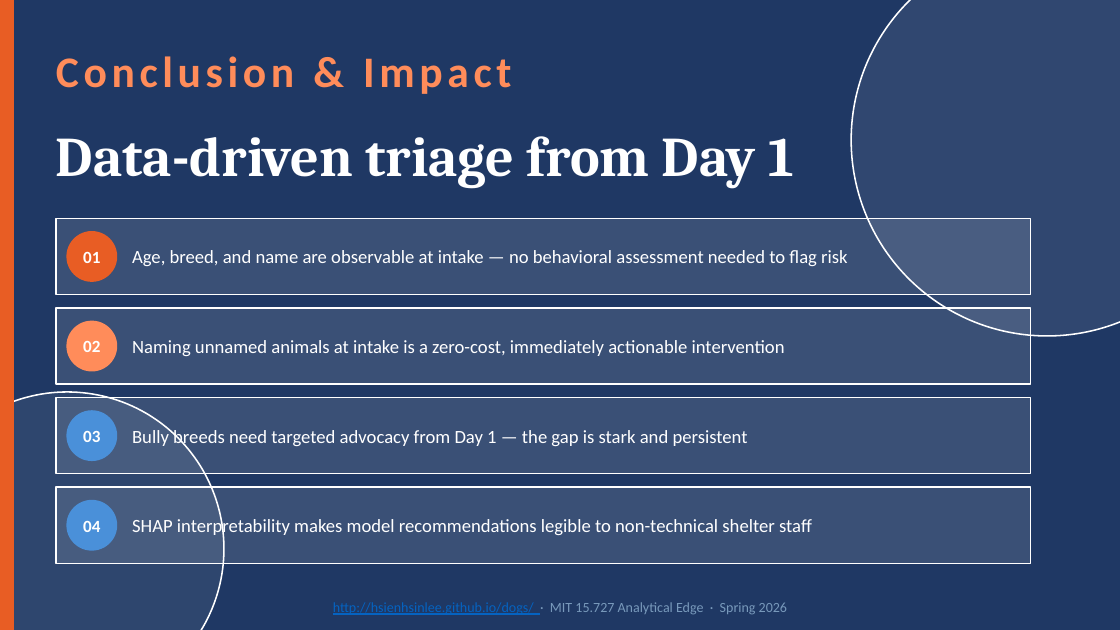
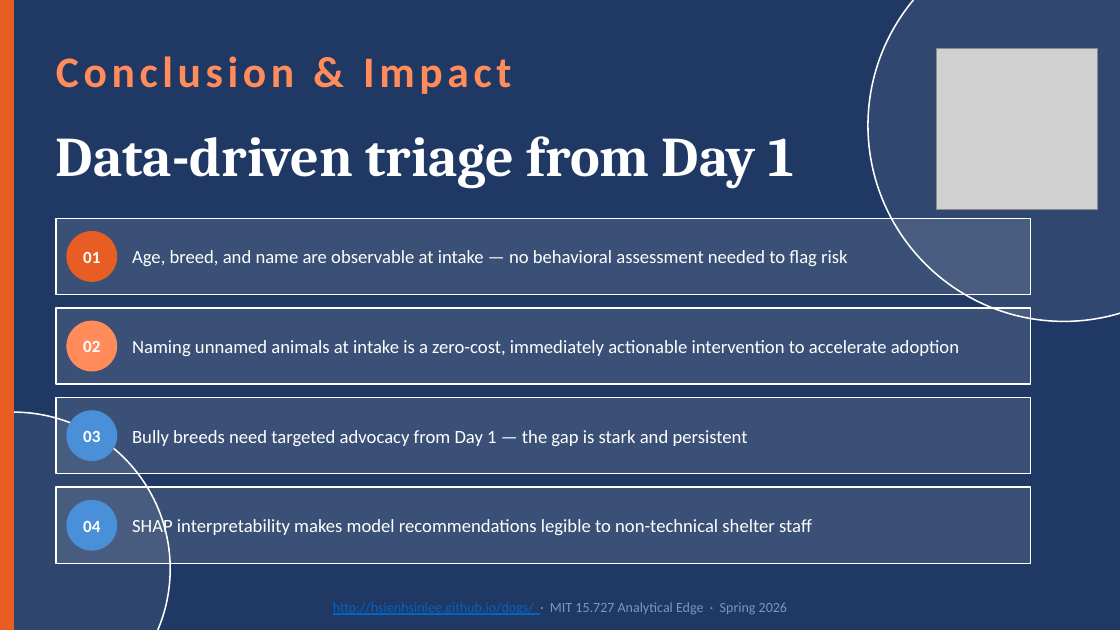
Before and after one commit to hsienhsinlee/MIT_15.727.AE_TakeMeHome, a slide deck: slide 12 of Final deliverables/TakeMeHome_Deck v1.pptx. Drawn at 1120x630 pixels with LibreOffice and Linux fonts; fonts in the diff are those of the drawing; grey boxes stand for pictures. Boxes give left, top, right and bottom in pixels: in the first picture for what was removed or moved away, otherwise in the second. Text is boxed around its words. In the diff, an @@ line names an element or a change of style, - is before the commit and + after.

```diff
--- a/Final deliverables/TakeMeHome_Deck v1.pptx
+++ b/Final deliverables/TakeMeHome_Deck v1.pptx
@@ ellipse resized from (x1=851, y1=0, x2=1120, y2=336) to (x1=868, y1=0, x2=1120, y2=321) @@
@@ picture added at (x1=936, y1=48, x2=1098, y2=209) @@
@@ text at (x1=132, y1=340, x2=959, y2=356): text changed @@
-Naming unnamed animals at intake is a zero-cost, immediately actionable intervention
+Naming unnamed animals at intake is a zero-cost, immediately actionable intervention to accelerate adoption
@@ ellipse resized from (x1=0, y1=392, x2=224, y2=630) to (x1=0, y1=412, x2=170, y2=630) @@
```
Also in this commit, not shown: 5 other slides changed.
